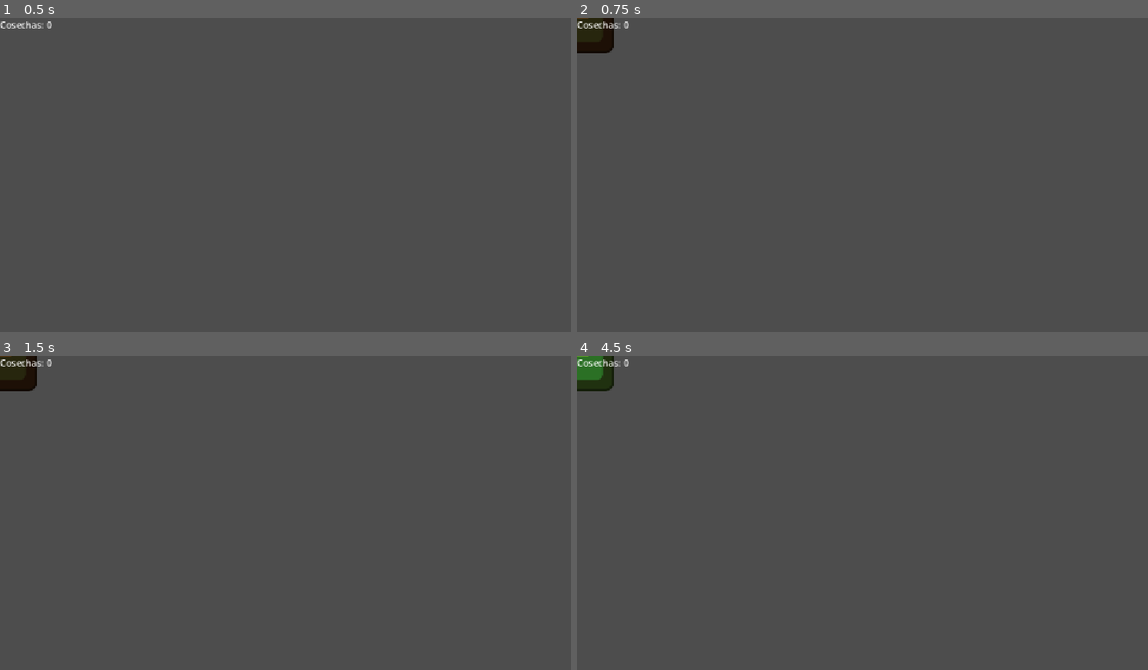
Above: before the commit, frames 1-4 (two rows, left to right).
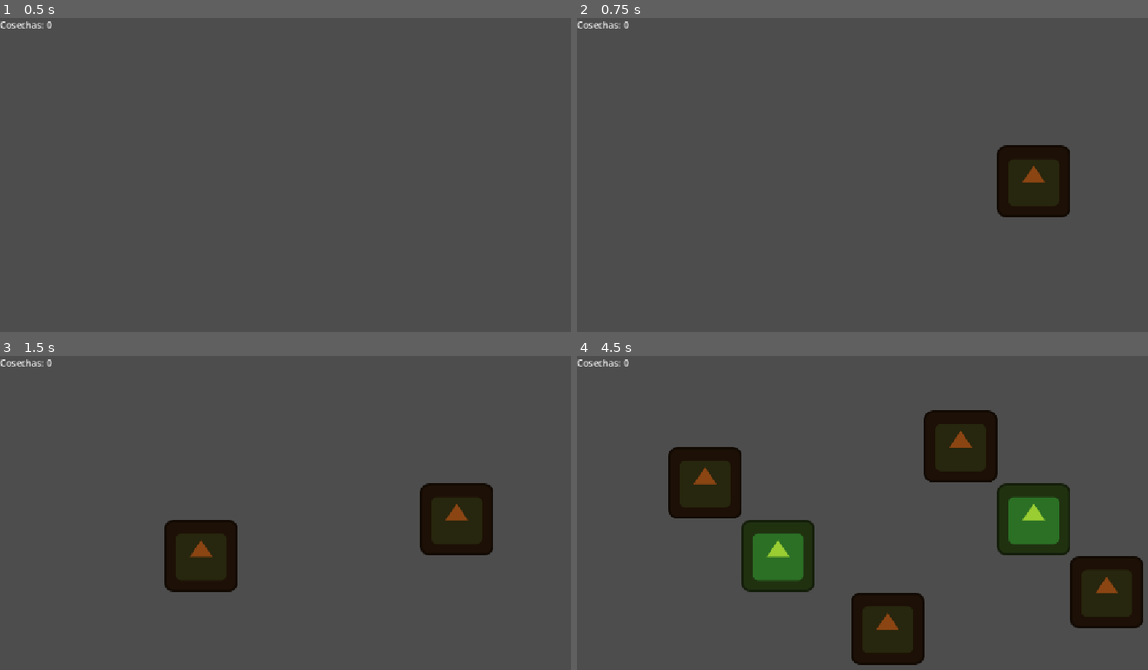
Above: after the commit, the same moments.

Repository: danielfernandezroldan2005/godot_first_project
Game: Godot game, scene res://scenes/Main.tscn
Two runs of this game, one before a commit and one after it. Both use one fixed random seed, a clock stepped at 60 frames per second and the inputs below. Before the commit the project has no main scene; this scene is started directly in both runs. The engine's default icon, where the game draws it, is replaced by a stand-in: a white triangle on a blue panel in a dark square.
Inputs (mouse positions are in pixels of both pictures, inside the frame that each line leads up to):
- Up to frame 1 (0.5 s): no input
- Up to frame 2 (0.75 s): tap Enter at 0.5 s; move the mouse to (1050, 184) at 0.52 s; click (1050, 184) at 0.67 s
- Up to frame 3 (1.5 s): tap Space at 1.25 s; move the mouse to (199, 560) at 1.27 s; click (199, 560) at 1.42 s
- Up to frame 4 (4.5 s): tap Enter at 2, 3.5 s; move the mouse to (970, 459) at 2.02 s; click (970, 459) at 2.17 s; tap Space at 2.75, 4.25 s; move the mouse to (873, 613) at 2.77 s; click (873, 613) at 2.92 s; move the mouse to (1102, 594) at 3.52 s; click (1102, 594) at 3.67 s; move the mouse to (708, 484) at 4.27 s; click (708, 484) at 4.42 s

Frame 1 is identical in both runs. In frame 2, 3.6% of the frame differs, in the area x 0-87%, y 0-64%; in frame 3, 6.5%; in frame 4, 18%, in the area x 0-100%, y 0-99%.

Commit message:
Added the basic logic to the program.

Diff:
--- a/project.godot
+++ b/project.godot
@@ -11,6 +11,7 @@
 [application]
 
 config/name="my_first_game"
+run/main_scene="uid://drc6n40kip708"
 config/features=PackedStringArray("4.7", "Forward Plus")
 config/icon="res://icon.svg"
 
--- a/scenes/Main.tscn
+++ b/scenes/Main.tscn
@@ -1,11 +1,15 @@
 [gd_scene format=3 uid="uid://drc6n40kip708"]
 
 [ext_resource type="Script" uid="uid://darne1ylt0jgv" path="res://scripts/main.gd" id="1_elqb8"]
+
+[sub_resource type="TileSet" id="TileSet_elqb8"]
+tile_size = Vector2i(64, 64)
 
 [node name="Main" type="Node2D" unique_id=1031590783]
 script = ExtResource("1_elqb8")
 
 [node name="FarmGrid" type="TileMapLayer" parent="." unique_id=76488365]
+tile_set = SubResource("TileSet_elqb8")
 
 [node name="PlantsContainer" type="Node2D" parent="." unique_id=372198658]
 
